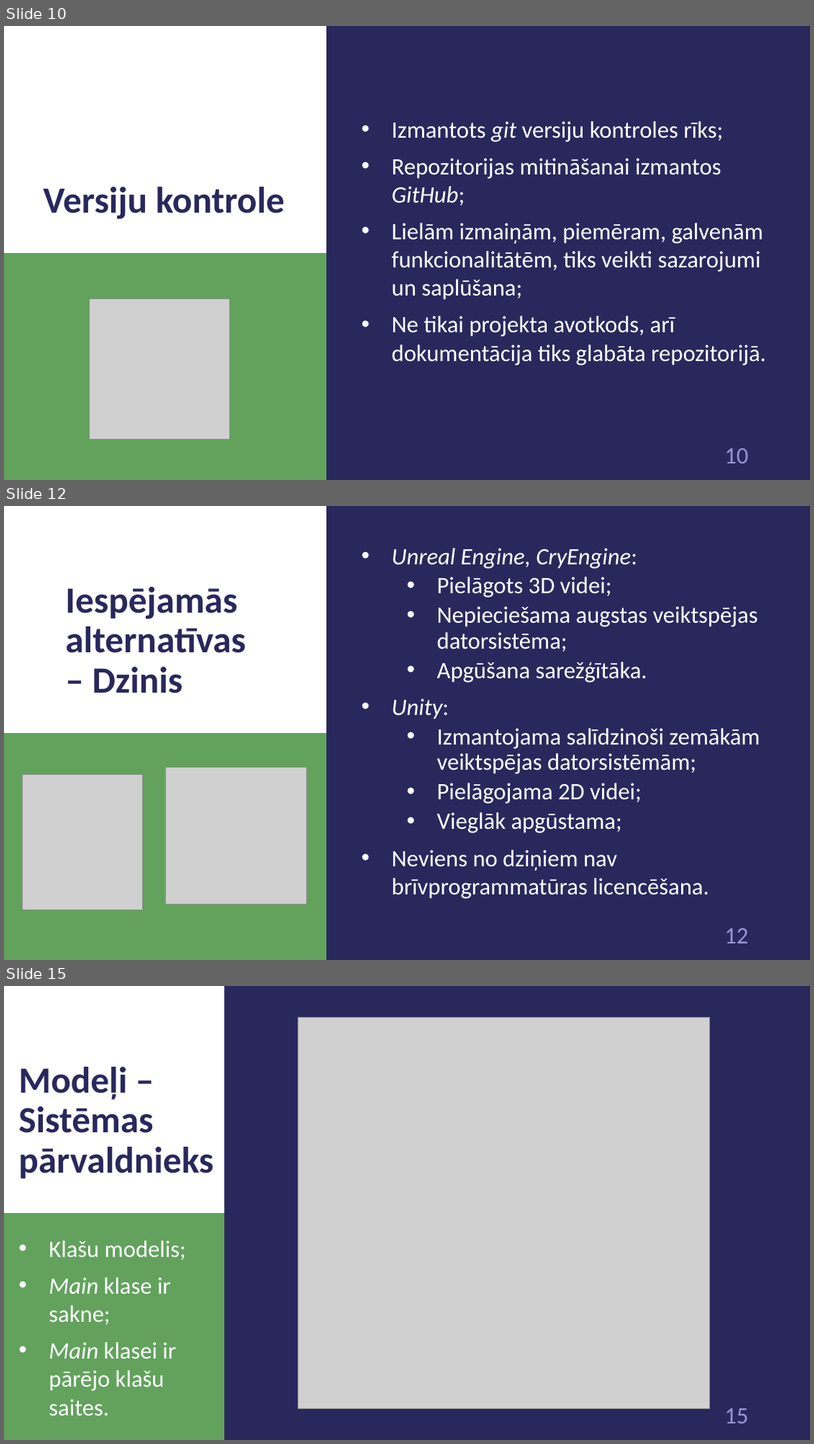
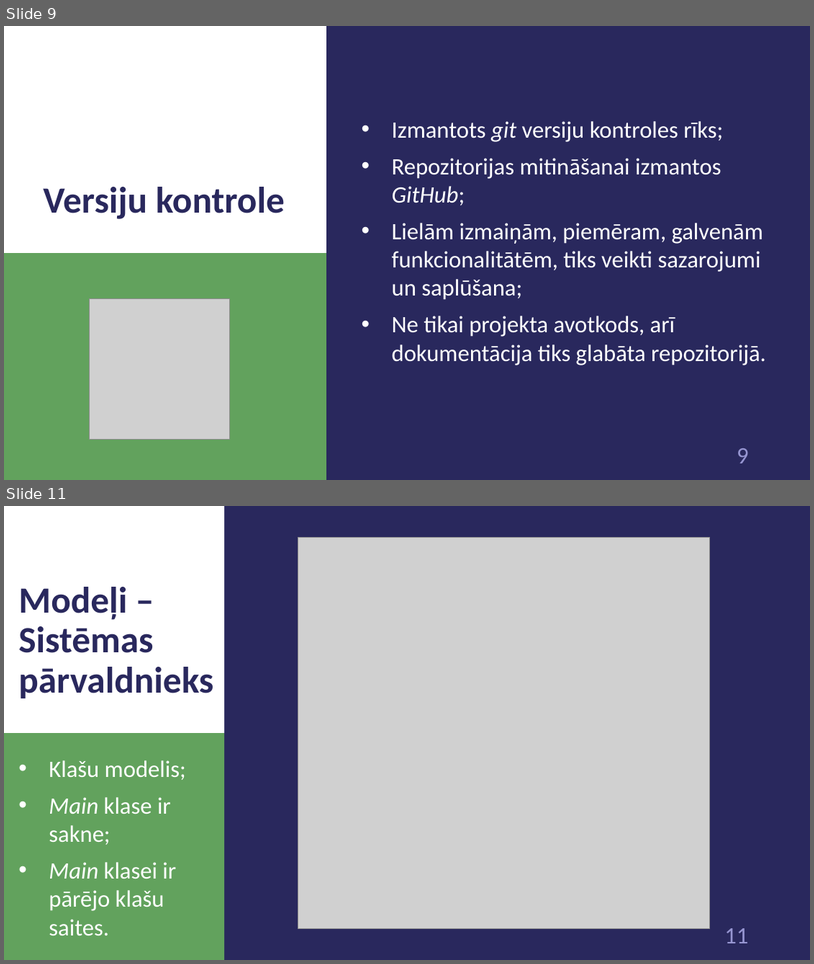
Before and after one commit to 1ivyatan/drumstalotajs, a slide deck: Documentation/Prezentācija.pptx. Shown one above the other, each under a label of ours: slides 10, 12 and 15 before the commit, slides 9 and 11 after it; the slides between them are not shown. The pictures are 814x1444 and 814x964 pixels, drawn with LibreOffice and Linux fonts; fonts in the diff are those of the drawing; grey boxes stand for pictures. Boxes give left, top, right and bottom in pixels: in the first picture for what was removed or moved away, otherwise in the second. Text is boxed around its words. In the diff, an @@ line names an element or a change of style, - is before the commit and + after.

```diff
--- a/Documentation/Prezentācija.pptx
+++ b/Documentation/Prezentācija.pptx
@@ slide 12 removed at [4,506,810,960], background #29285D; not listed: 3 template elements that a slide beside it also shows @@
@@ text removed at [392,548,760,898] @@
-• Unreal Engine, CryEngine:
-  • Pielāgots 3D videi;
-  • Nepieciešama augstas veiktspējas datorsistēma;
-  • Apgūšana sarežģītāka.
-• Unity:
-  • Izmantojama salīdzinoši zemākām veiktspējas datorsistēmām;
-  • Pielāgojama 2D videi;
-  • Vieglāk apgūstama;
-• Neviens no dziņiem nav brīvprogrammatūras licencēšana.
@@ title removed at [65,587,246,693] @@
-Iespējamās alternatīvas – Dzinis
@@ picture removed at [22,775,142,910] @@
@@ picture removed at [165,767,307,904] @@
@@ what was slide 10 is now slide 9 @@
@@ page number at [737,448,749,463]: text changed @@
-10
+9
@@ what was slide 15 is now slide 11 @@
@@ page number at [725,928,748,943]: text changed @@
-15
+11
```
Also in this commit, not shown: 3 slides changed, 15 other slides removed.
